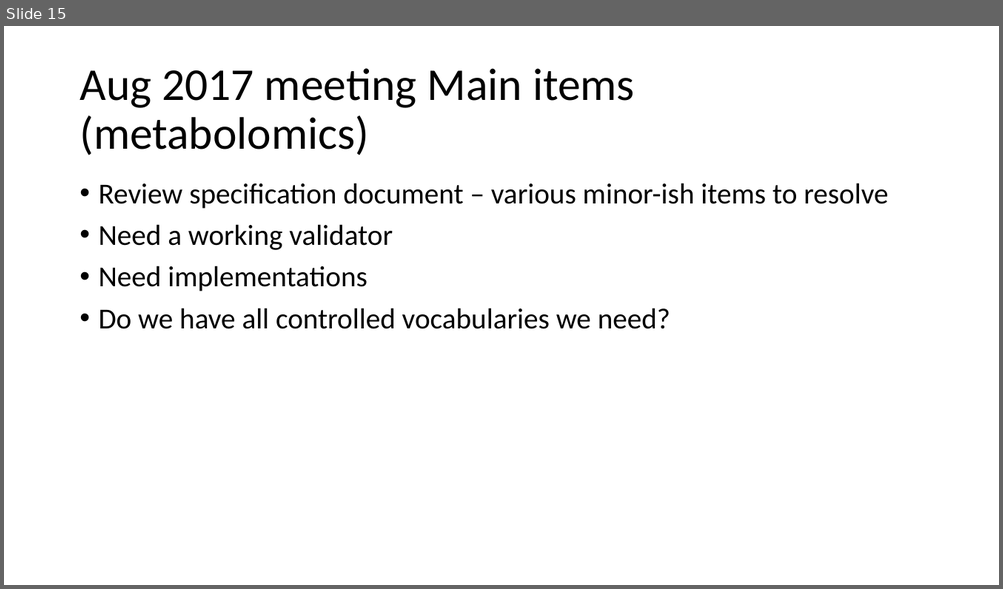
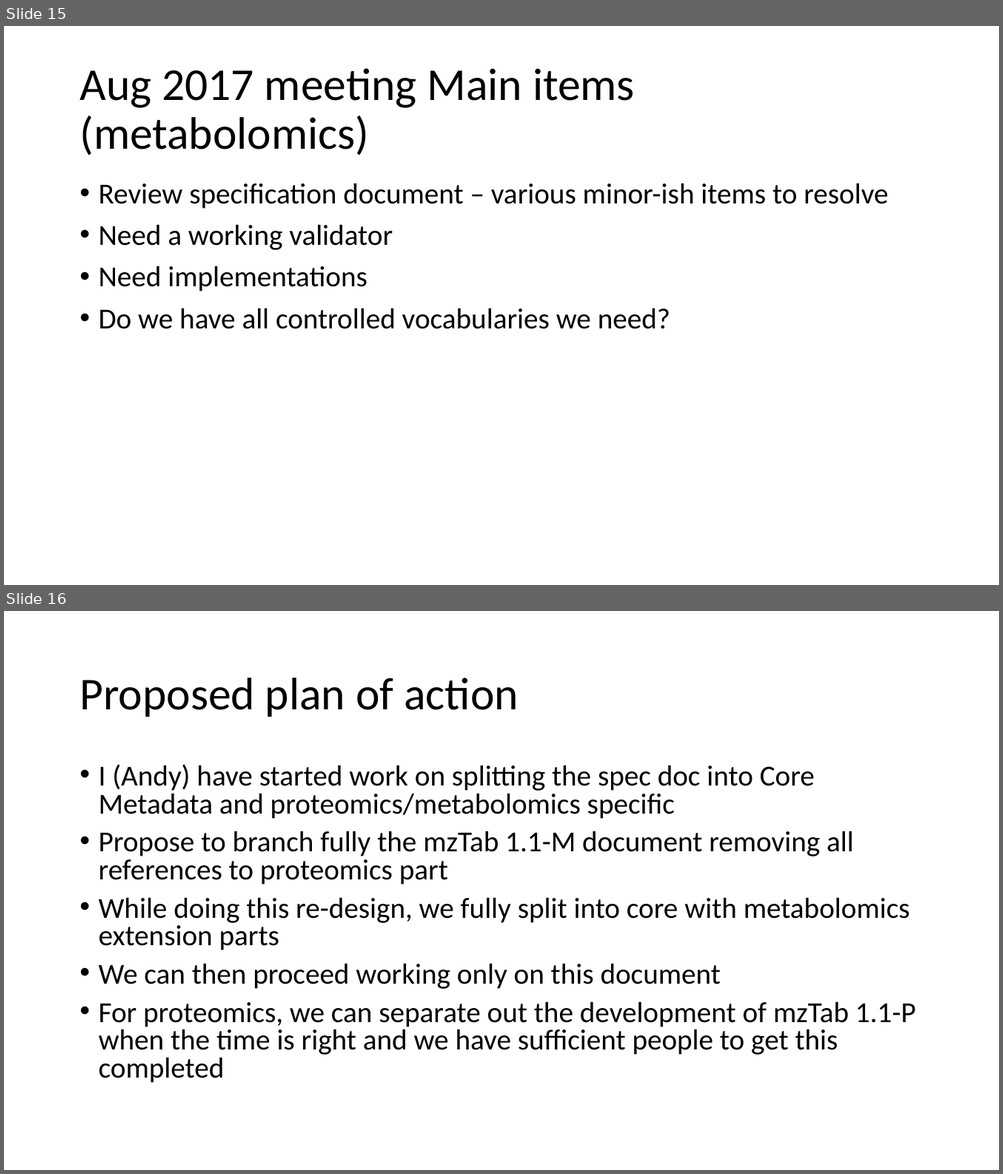
Before and after one commit to HUPO-PSI/mzTab, a slide deck: specification_document/1_1_draft_specs/Version11_design_considerations.pptx. Shown one above the other, each under a label of ours: slide 15 before the commit, slides 15 and 16 after it. The pictures are 1003x589 and 1003x1174 pixels, drawn with LibreOffice and Linux fonts; fonts in the diff are those of the drawing. Boxes give left, top, right and bottom in pixels: in the first picture for what was removed or moved away, otherwise in the second. Text is boxed around its words. In the diff, an @@ line names an element or a change of style, - is before the commit and + after.

Commit message:
More updates to 1.1 specs and powerpoint in preparation for August meeting

```diff
--- a/specification_document/1_1_draft_specs/Version11_design_considerations.pptx
+++ b/specification_document/1_1_draft_specs/Version11_design_considerations.pptx
@@ slide 16 added at <box>4,611,999,1170</box>, background #FFFFFF @@
@@ title added at <box>79,678,518,717</box>, 44 pt, text #000000 @@
+Proposed plan of action
@@ text added at <box>99,764,916,1083</box>, 28 pt, text #000000 @@
+• I (Andy) have started work on splitting the spec doc into Core Metadata and proteomics/metabolomics specific
+• Propose to branch fully the mzTab 1.1-M document removing all references to proteomics part
+• While doing this re-design, we fully split into core with metabolomics extension parts
+• We can then proceed working only on this document
+• For proteomics, we can separate out the development of mzTab 1.1-P when the time is right and we have sufficient people to get this completed
```
Also in this commit, not shown: 1 other file.
